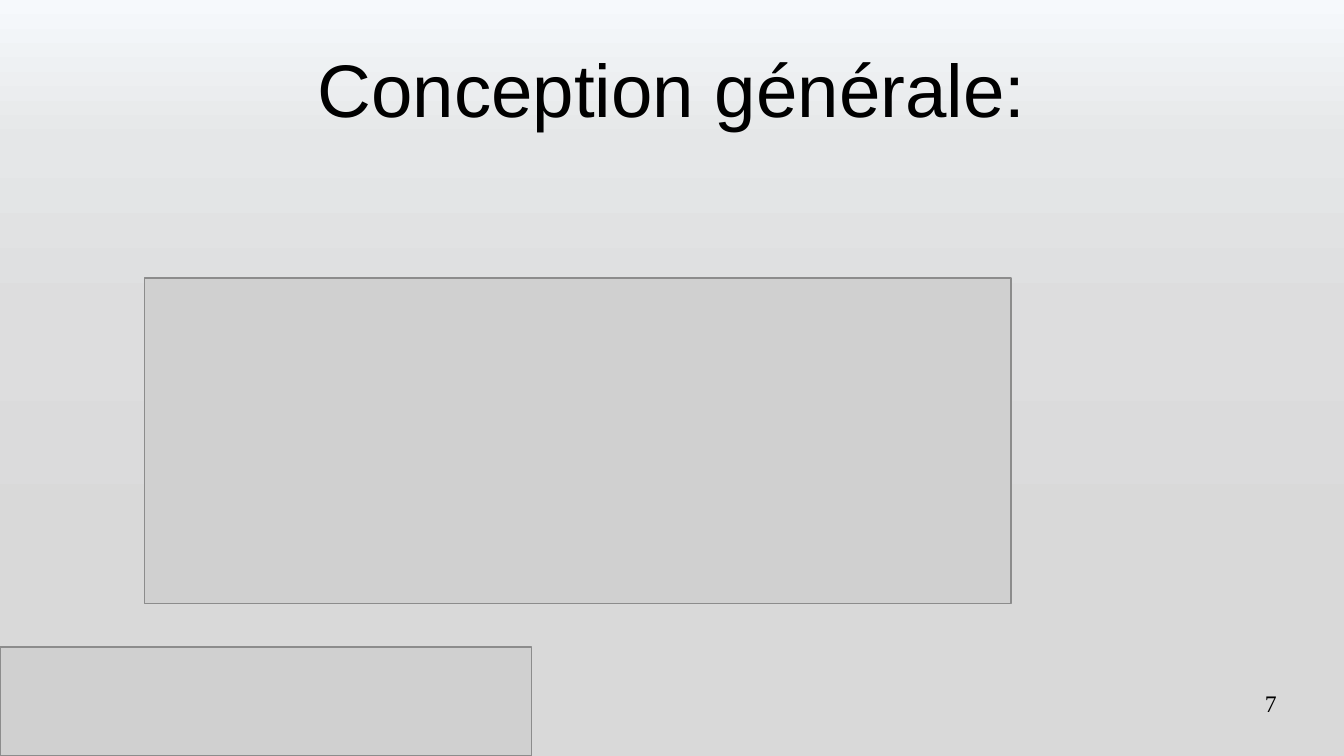
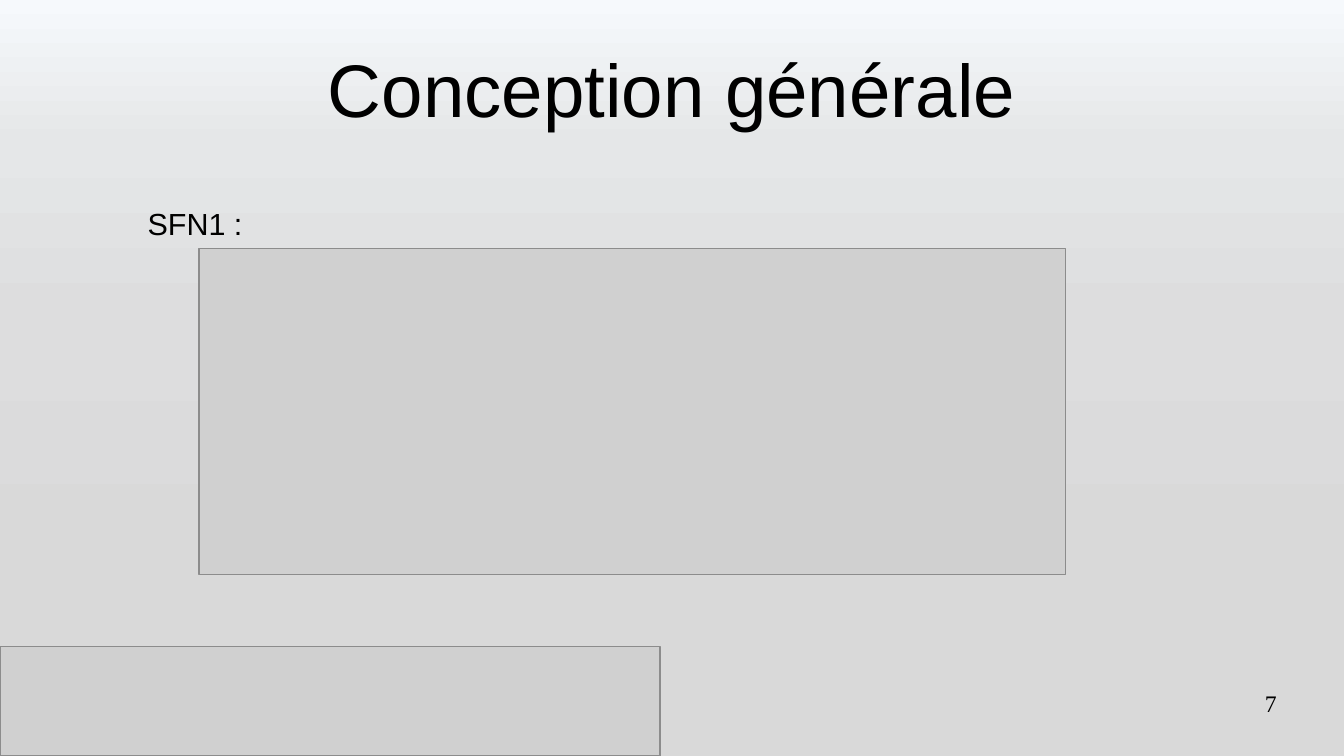
Before and after one commit to romain327/machine-turing, a slide deck: slide 7 of presentation/Presentation Machine de Turing.pptx. Drawn at 1344x756 pixels with LibreOffice and Linux fonts; fonts in the diff are those of the drawing; grey boxes stand for pictures. Boxes give left, top, right and bottom in pixels: in the first picture for what was removed or moved away, otherwise in the second. Text is boxed around its words. In the diff, an @@ line names an element or a change of style, - is before the commit and + after.

```diff
--- a/presentation/Presentation Machine de Turing.pptx
+++ b/presentation/Presentation Machine de Turing.pptx
@@ title at [328, 62, 1015, 131]: text changed @@
-Conception générale:
+Conception générale
@@ text added at [148, 213, 226, 236], 18 pt, text #000000 @@
+SFN1 :
@@ picture: place and size @@
-picture at [144, 278, 1011, 604]
+picture at [199, 249, 1066, 574]
@@ picture added at [0, 646, 660, 756] @@
```
Also in this commit, not shown: 10 other slides changed, 47 other files.
